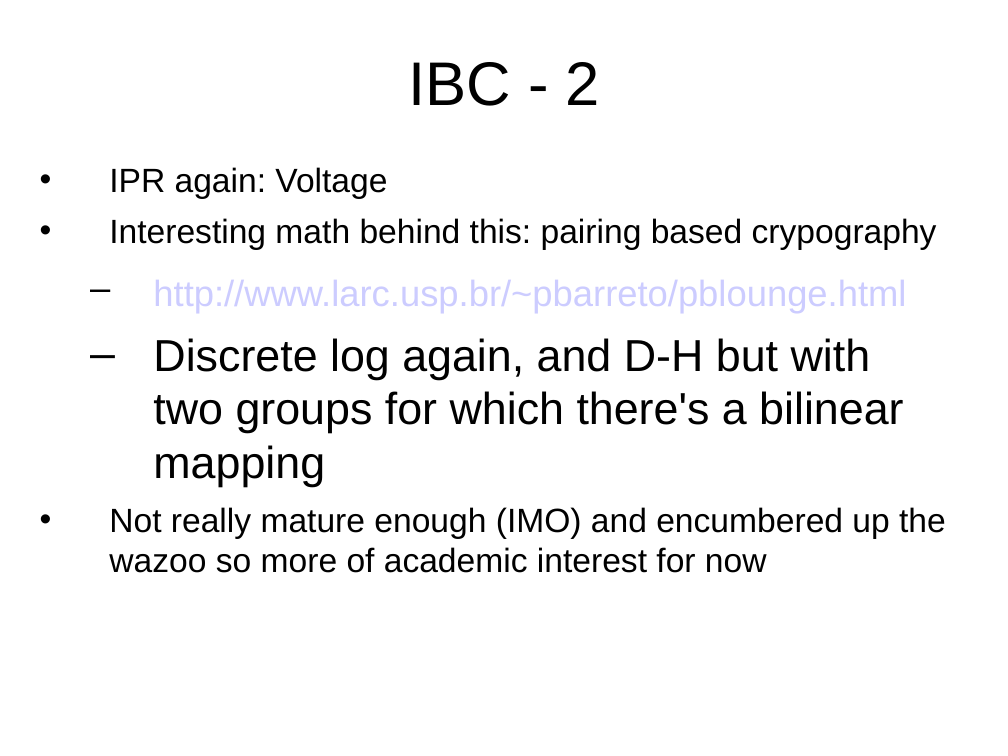
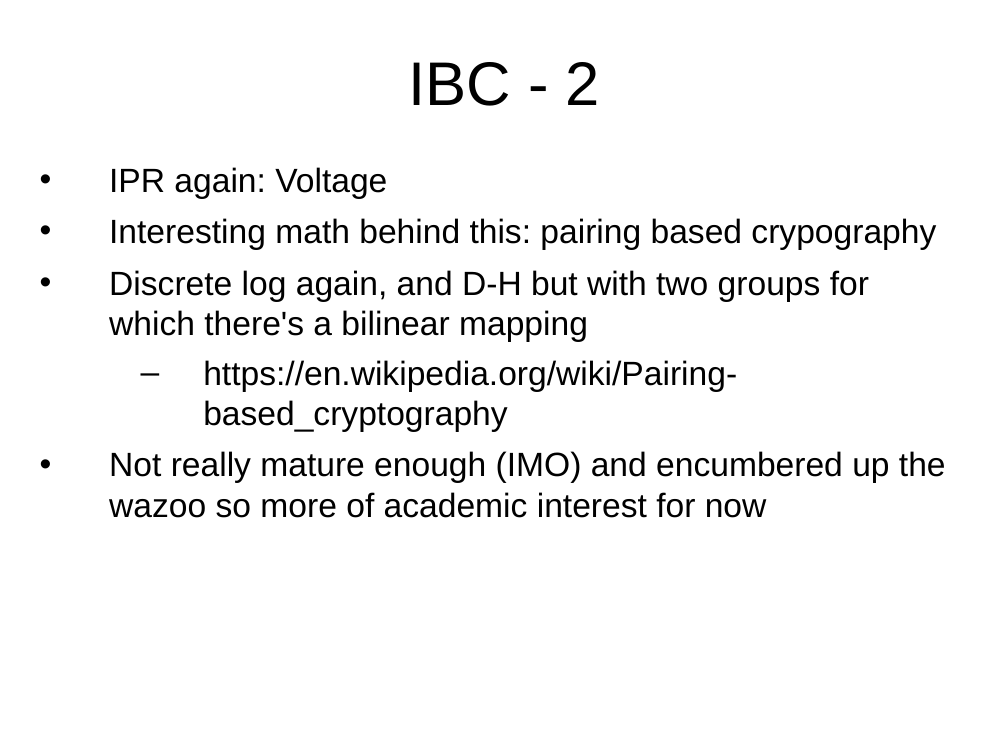
Before and after one commit to sftcd/cs7053, a slide deck: slide 154 of 2016lectures/03-crypto.ppt. Drawn at 1008x756 pixels with LibreOffice and Linux fonts; fonts in the diff are those of the drawing. Boxes give left, top, right and bottom in pixels: in the first picture for what was removed or moved away, otherwise in the second. Text is boxed around its words. In the diff, an @@ line names an element or a change of style, - is before the commit and + after.

Commit message:
update for crypto slides almost done

```diff
--- a/2016lectures/03-crypto.ppt
+++ b/2016lectures/03-crypto.ppt
@@ text at (109,167,946,518): size 32 to 24 pt in "Discrete log again, and D-H but with ..."; bullet – to •; list level 2 to 1 in "Discrete log again, and D-H ..." @@
@@ text at (153,280,906,313): paragraph removed @@
-  – http://www.larc.usp.br/~pbarreto/pblounge.html
@@ text at (203,360,737,432): paragraph added @@
+  – https://en.wikipedia.org/wiki/Pairing-based_cryptography
```
Also in this commit, not shown: 79 other slides changed, 2 other files.
